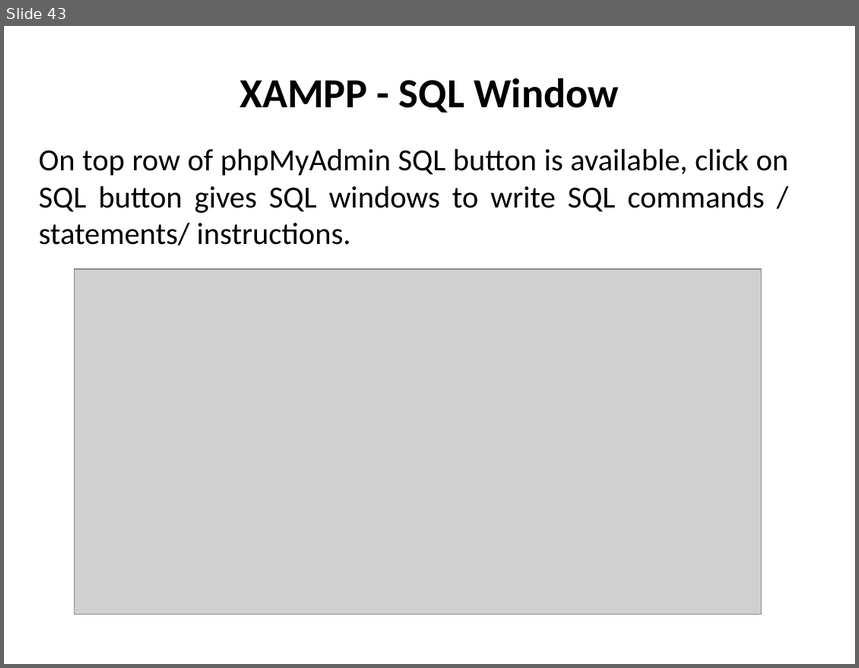
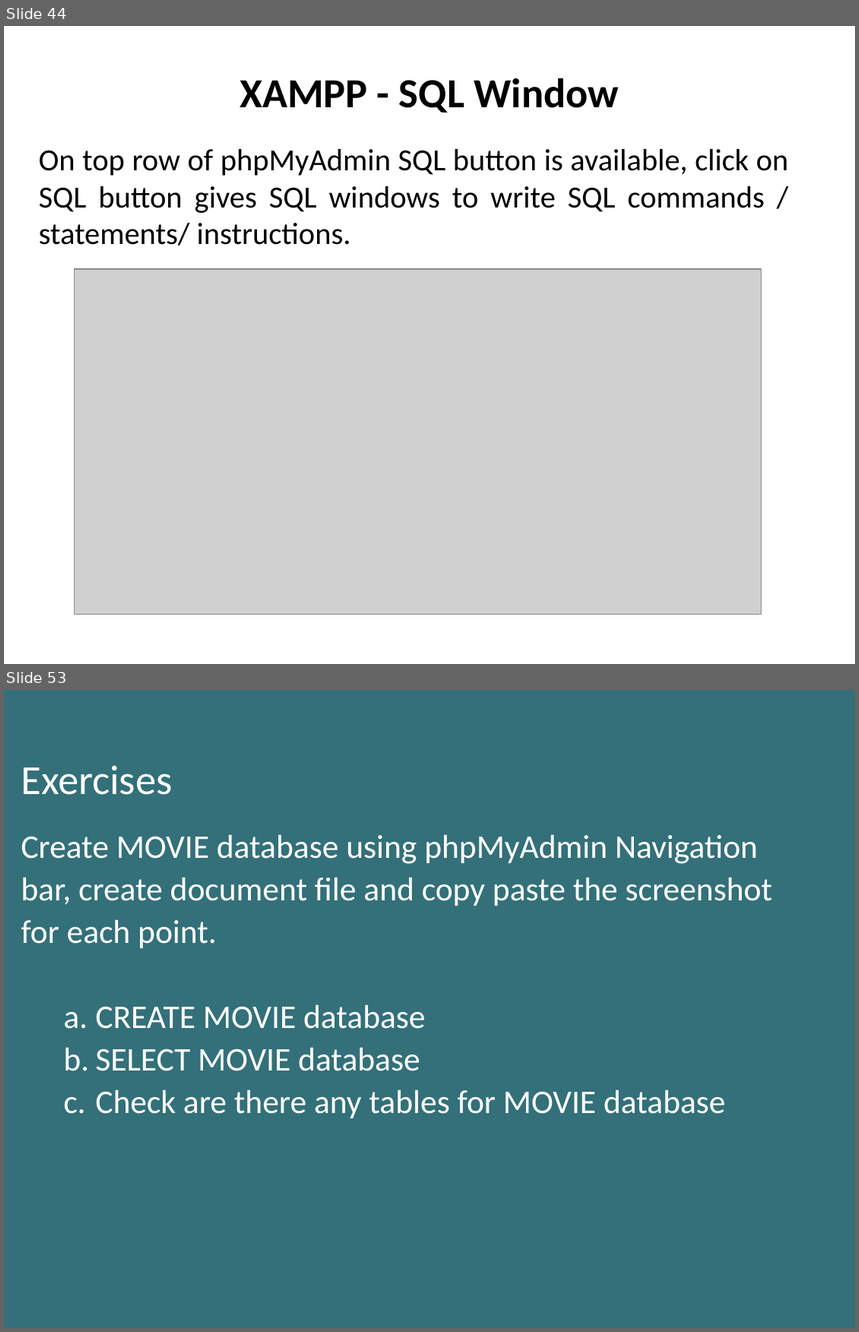
Before and after one commit to sitmbadept/sitmbadept.github.io, a slide deck: 2023/UNIT_1/WIP/Database.pptx. Shown one above the other, each under a label of ours: slide 43 before the commit, slides 44 and 53 after it; the slides between them are not shown. The pictures are 859x668 and 859x1332 pixels, drawn with LibreOffice and Linux fonts; fonts in the diff are those of the drawing; grey boxes stand for pictures. Boxes give left, top, right and bottom in pixels: in the first picture for what was removed or moved away, otherwise in the second. Text is boxed around its words. In the diff, an @@ line names an element or a change of style, - is before the commit and + after.

```diff
--- a/2023/UNIT_1/WIP/Database.pptx
+++ b/2023/UNIT_1/WIP/Database.pptx
@@ slide 53 added at box(4, 690, 855, 1328), background #33707A @@
@@ title added at box(21, 765, 173, 795), 35 pt, text #FFFFFF @@
+Exercises
@@ text added at box(21, 834, 772, 1119), 28 pt, text #FFFFFF @@
+Create MOVIE database using phpMyAdmin Navigation bar, create document file and copy paste the screenshot for each point.
+  a. CREATE MOVIE database
+  b. SELECT MOVIE database
+  c. Check are there any tables for MOVIE database
@@ what was slide 43 is now slide 44 @@
```
Also in this commit, not shown: 1 slide changed, 8 other slides added.
